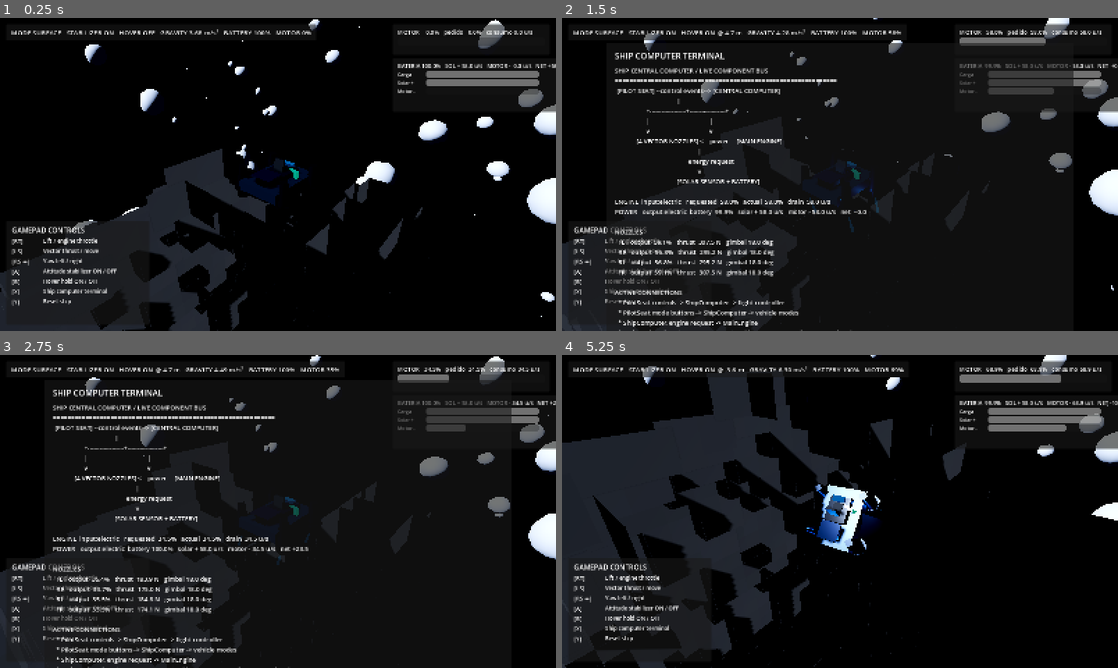
Above: before the commit, frames 1-4 (two rows, left to right).
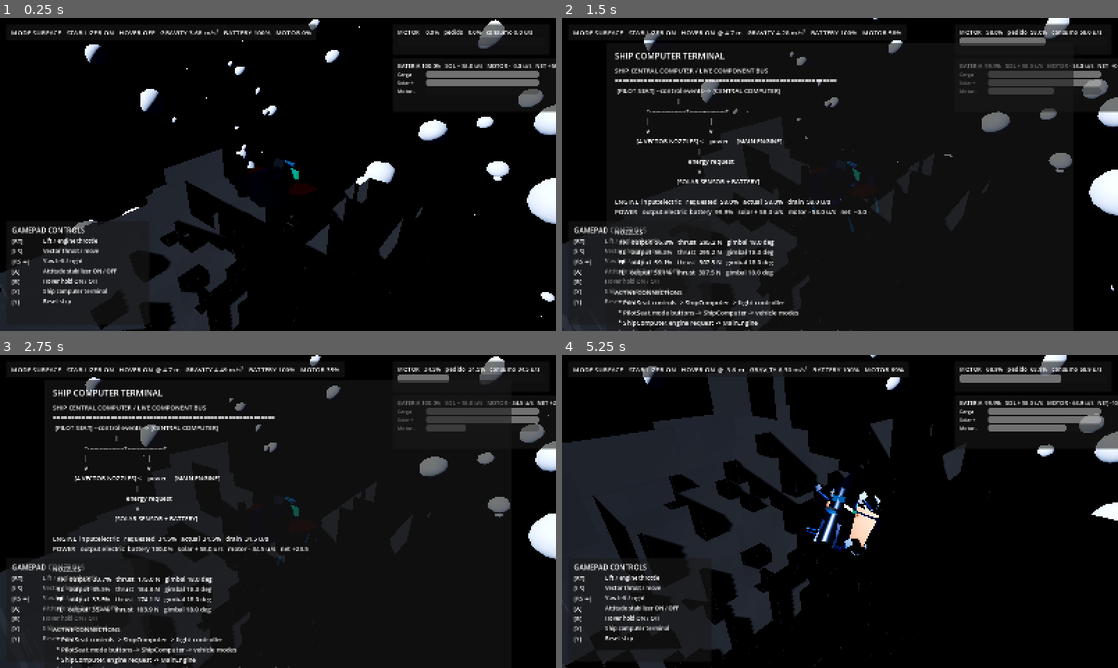
Above: after the commit, the same moments.

Repository: sebasu66/general
Game: Godot game, scene res://scenes/main.tscn
Same seed, same stepped clock (60 frames per second), same inputs: the game is played once before the commit and once after it.
Inputs:
- Up to frame 1 (0.25 s): no input
- Up to frame 2 (1.5 s): tap Enter at 0.5 s; hold D (vehicle_move_right) 0.53-1.28 s; tap T (vehicle_computer_toggle) at 0.6 s; hold S (vehicle_move_back) from 1.28 s (still down); tap H (vehicle_hover_toggle) at 1.35 s
- Up to frame 3 (2.75 s): release S (vehicle_move_back) at 2.03 s; hold D (vehicle_move_right) from 2.03 s (still down); tap Space (vehicle_lift) at 2.1 s
- Up to frame 4 (5.25 s): release D (vehicle_move_right) at 2.78 s; hold W (vehicle_move_forward) 2.78-3.53 s; tap one key every 0.75 s from 2.85 s: F (vehicle_stabilizer_toggle) 2 (vehicle_thruster_2) T (vehicle_computer_toggle) H (vehicle_hover_toggle); hold A (vehicle_move_left) 3.53-5.03 s; hold S (vehicle_move_back) from 5.03 s (still down)

The runs differ from the first frame. In frame 1, 0.6% of the frame differs, in the area x 43-57%, y 46-61%; in frame 2, 0.9%; in frame 3, 0.9%; in frame 4, 1.4%, in the area x 45-57%, y 38-64%.

Commit message:
visual: reshape prototype into a modern spacecraft

Diff:
--- a/experiments/vector-thruster-prototype/scenes/vehicle.tscn
+++ b/experiments/vector-thruster-prototype/scenes/vehicle.tscn
@@ -7,26 +7,76 @@
 [ext_resource type="Script" path="res://scripts/engine/engine_logic.gd" id="5_engine"]
 [ext_resource type="Script" path="res://scripts/power/power_source_logic.gd" id="6_power"]
 
-[sub_resource type="StandardMaterial3D" id="Material_body"]
-albedo_color = Color(0.18, 0.28, 0.40, 1)
-metallic = 0.72
-roughness = 0.30
+[sub_resource type="StandardMaterial3D" id="Material_hull"]
+albedo_color = Color(0.16, 0.21, 0.29, 1)
+metallic = 0.82
+roughness = 0.27
 
-[sub_resource type="BoxMesh" id="Mesh_body"]
-material = SubResource("Material_body")
-size = Vector3(3.0, 0.65, 4.0)
+[sub_resource type="StandardMaterial3D" id="Material_accent"]
+albedo_color = Color(0.40, 0.18, 0.055, 1)
+metallic = 0.68
+roughness = 0.34
+
+[sub_resource type="StandardMaterial3D" id="Material_canopy"]
+albedo_color = Color(0.018, 0.045, 0.075, 1)
+metallic = 0.18
+roughness = 0.075
+
+[sub_resource type="StandardMaterial3D" id="Material_ceramic"]
+albedo_color = Color(0.72, 0.73, 0.69, 1)
+metallic = 0.03
+roughness = 0.56
+
+[sub_resource type="StandardMaterial3D" id="Material_polymer"]
+albedo_color = Color(0.045, 0.052, 0.064, 1)
+metallic = 0.08
+roughness = 0.39
+
+[sub_resource type="CylinderMesh" id="Mesh_fuselage"]
+material = SubResource("Material_hull")
+top_radius = 1.16
+bottom_radius = 0.90
+height = 3.65
+radial_segments = 8
+rings = 2
+
+[sub_resource type="CylinderMesh" id="Mesh_nose"]
+material = SubResource("Material_hull")
+top_radius = 0.91
+bottom_radius = 0.08
+height = 1.75
+radial_segments = 8
+rings = 2
+
+[sub_resource type="SphereMesh" id="Mesh_cockpit"]
+material = SubResource("Material_canopy")
+radius = 0.82
+height = 1.45
+radial_segments = 16
+rings = 8
+
+[sub_resource type="BoxMesh" id="Mesh_wing"]
+material = SubResource("Material_accent")
+size = Vector3(1.9, 0.14, 2.25)
+
+[sub_resource type="BoxMesh" id="Mesh_spine"]
+material = SubResource("Material_polymer")
+size = Vector3(0.72, 0.22, 2.45)
+
+[sub_resource type="BoxMesh" id="Mesh_belly"]
+material = SubResource("Material_ceramic")
+size = Vector3(1.55, 0.13, 2.85)
+
+[sub_resource type="BoxMesh" id="Mesh_tailfin"]
+material = SubResource("Material_hull")
+size = Vector3(0.13, 0.82, 1.15)
+
+[sub_resource type="BoxMesh" id="Mesh_thruster_bridge"]
+material = SubResource("Material_polymer")
+size = Vector3(3.15, 0.18, 0.46)
 
 [sub_resource type="BoxShape3D" id="Shape_body"]
 size = Vector3(3.0, 0.65, 4.0)
-
-[sub_resource type="StandardMaterial3D" id="Material_cockpit"]
-albedo_color = Color(0.055, 0.105, 0.16, 1)
-metallic = 0.25
-roughness = 0.12
-
-[sub_resource type="BoxMesh" id="Mesh_cockpit"]
-material = SubResource("Material_cockpit")
-size = Vector3(1.55, 0.42, 1.70)
 
 [node name="Vehicle" type="RigidBody3D"]
 mass = 120.0
@@ -37,15 +87,60 @@
 max_contacts_reported = 8
 script = ExtResource("1_vehicle")
 
-[node name="BodyMesh" type="MeshInstance3D" parent="."]
-mesh = SubResource("Mesh_body")
+[node name="Visuals" type="Node3D" parent="."]
+
+[node name="Fuselage" type="MeshInstance3D" parent="Visuals"]
+rotation_degrees = Vector3(90, 0, 0)
+mesh = SubResource("Mesh_fuselage")
+
+[node name="Nose" type="MeshInstance3D" parent="Visuals"]
+position = Vector3(0, -0.02, -2.69)
+rotation_degrees = Vector3(90, 0, 0)
+mesh = SubResource("Mesh_nose")
+
+[node name="CockpitCanopy" type="MeshInstance3D" parent="Visuals"]
+position = Vector3(0, 0.53, -1.17)
+scale = Vector3(0.82, 0.48, 1.18)
+mesh = SubResource("Mesh_cockpit")
+
+[node name="LeftWing" type="MeshInstance3D" parent="Visuals"]
+position = Vector3(-1.48, -0.07, 0.20)
+rotation_degrees = Vector3(0, 12, -2)
+mesh = SubResource("Mesh_wing")
+
+[node name="RightWing" type="MeshInstance3D" parent="Visuals"]
+position = Vector3(1.48, -0.07, 0.20)
+rotation_degrees = Vector3(0, -12, 2)
+mesh = SubResource("Mesh_wing")
+
+[node name="DorsalSpine" type="MeshInstance3D" parent="Visuals"]
+position = Vector3(0, 0.55, 0.46)
+mesh = SubResource("Mesh_spine")
+
+[node name="CeramicBelly" type="MeshInstance3D" parent="Visuals"]
+position = Vector3(0, -0.43, 0.24)
+mesh = SubResource("Mesh_belly")
+
+[node name="LeftTailFin" type="MeshInstance3D" parent="Visuals"]
+position = Vector3(-0.76, 0.49, 1.52)
+rotation_degrees = Vector3(-8, 0, -8)
+mesh = SubResource("Mesh_tailfin")
+
+[node name="RightTailFin" type="MeshInstance3D" parent="Visuals"]
+position = Vector3(0.76, 0.49, 1.52)
+rotation_degrees = Vector3(-8, 0, 8)
+mesh = SubResource("Mesh_tailfin")
+
+[node name="FrontThrusterBridge" type="MeshInstance3D" parent="Visuals"]
+position = Vector3(0, -0.12, -1.48)
+mesh = SubResource("Mesh_thruster_bridge")
+
+[node name="RearThrusterBridge" type="MeshInstance3D" parent="Visuals"]
+position = Vector3(0, -0.12, 1.48)
+mesh = SubResource("Mesh_thruster_bridge")
 
 [node name="CollisionShape3D" type="CollisionShape3D" parent="."]
 shape = SubResource("Shape_body")
-
-[node name="CockpitShell" type="MeshInstance3D" parent="."]
-position = Vector3(0, 0.48, -0.42)
-mesh = SubResource("Mesh_cockpit")
 
 [node name="Components" type="Node3D" parent="."]
 
Not shown: 1 places in experiments/vector-thruster-prototype/scenes/vehicle.tscn that only renumber resources
